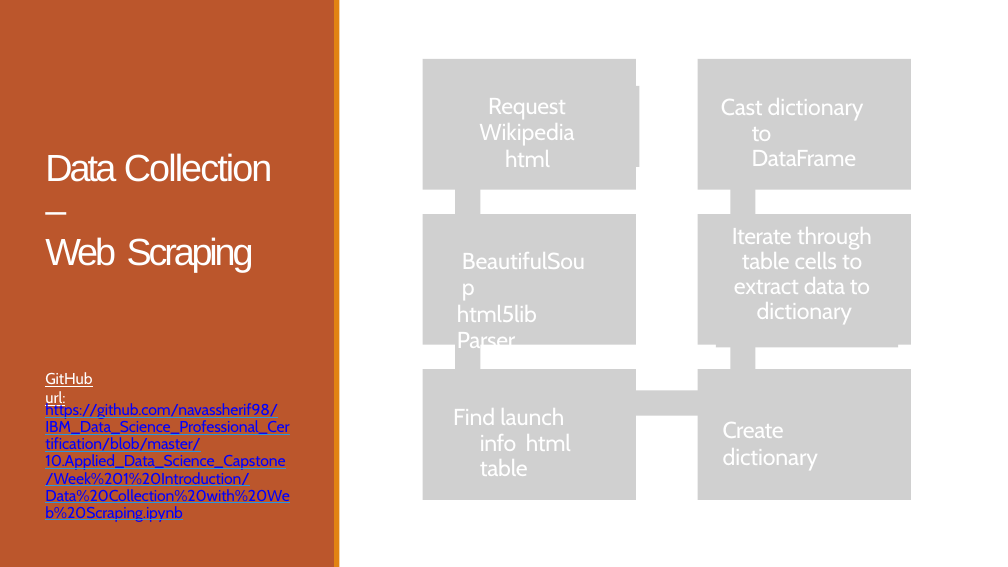
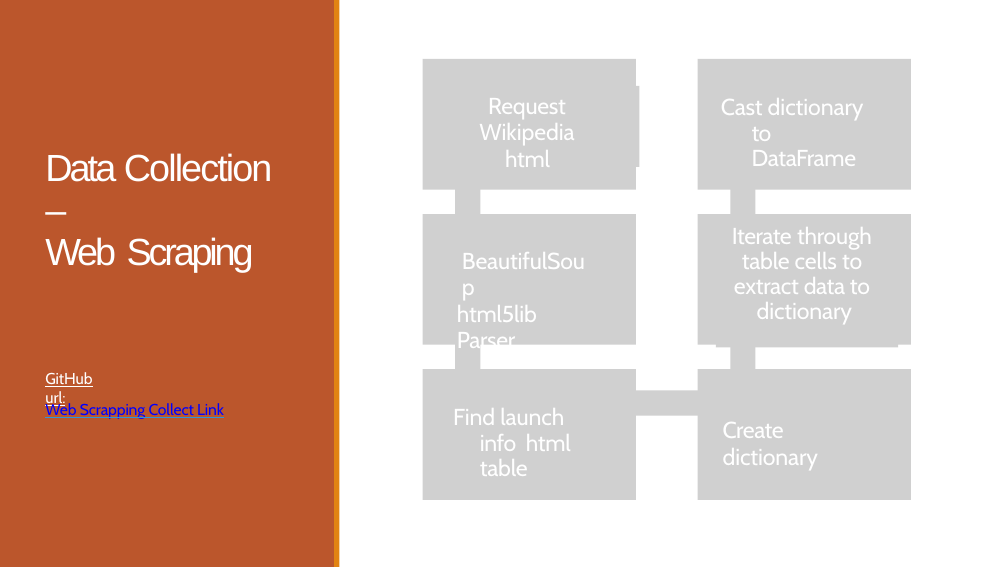
Before and after one commit to Ilhamshuu/Launch-Rocket-Prediction-IBMDataScience, a slide deck: slide 9 of Final_Project_PPT.pptx. Drawn at 1008x567 pixels with LibreOffice and Linux fonts; fonts in the diff are those of the drawing; grey boxes stand for pictures. Boxes give left, top, right and bottom in pixels: in the first picture for what was removed or moved away, otherwise in the second. Text is boxed around its words. In the diff, an @@ line names an element or a change of style, - is before the commit and + after.

```diff
--- a/Final_Project_PPT.pptx
+++ b/Final_Project_PPT.pptx
@@ text at bbox=[45, 402, 224, 419]: text changed @@
-https://github.com/navassherif98/IBM_Data_Science_Professional_Certification/blob/master/10.Applied_Data_Science_Capstone/Week%201%20Introduction/Data%20Collection%20with%20Web%20Scraping.ipynb
+Web Scrapping Collect Link
```
Also in this commit, not shown: 8 other slides changed.
